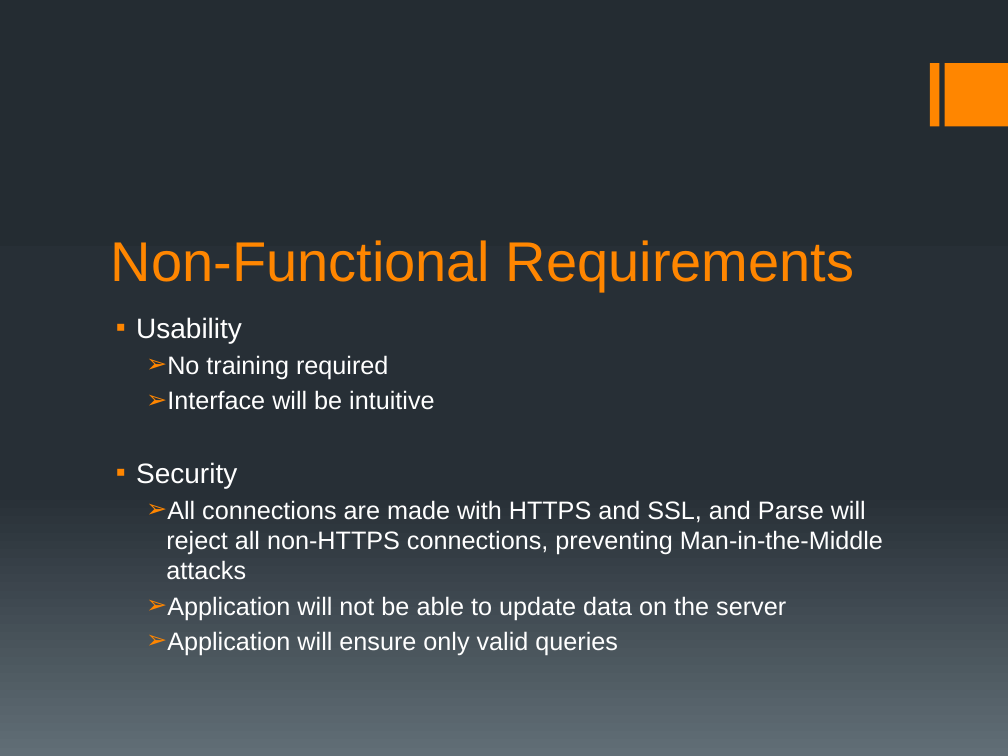
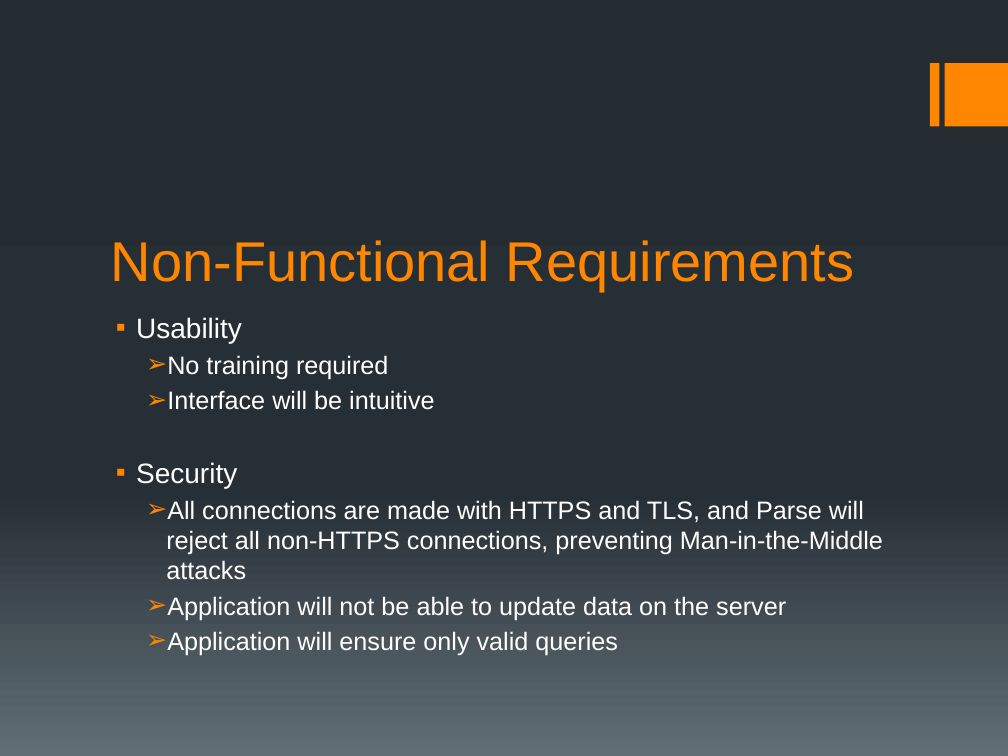
Before and after one commit to ShawnHesch/SAAPI, a slide deck: slide 11 of SAAPI_Walkthrough.pptx. Drawn at 1008x756 pixels with LibreOffice and Linux fonts; fonts in the diff are those of the drawing. Boxes give left, top, right and bottom in pixels: in the first picture for what was removed or moved away, otherwise in the second. Text is boxed around its words. In the diff, an @@ line names an element or a change of style, - is before the commit and + after.

```diff
--- a/SAAPI_Walkthrough.pptx
+++ b/SAAPI_Walkthrough.pptx
@@ text at (166,500,883,580): text changed @@
-  ➢ All connections are made with HTTPS and SSL, and Parse will reject all non-HTTPS connections, preventing Man-in-the-Middle attacks
+  ➢ All connections are made with HTTPS and TLS, and Parse will reject all non-HTTPS connections, preventing Man-in-the-Middle attacks
```
Also in this commit, not shown: 5 other slides changed.
